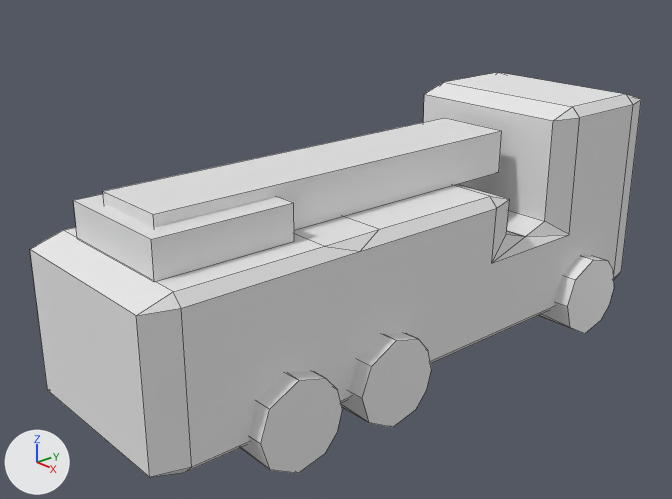
The Blender file game/Assets/Models/ProtoFiretruck.blend: old version first, new version second.
Both versions are drawn from a camera (50 mm lens) standing at (6.47, -6.16, 4.57) and looking at (-0.16, -0.38, 1.23). Arrows for +X, +Y and +Z are at lower left; the lights stay in place. Mesh edges are drawn as thin lines.

The first picture shows 'Tires', 'Tires.001', 'Tires.002', 'TopThings', 'TopThings.001', 'Truck'.
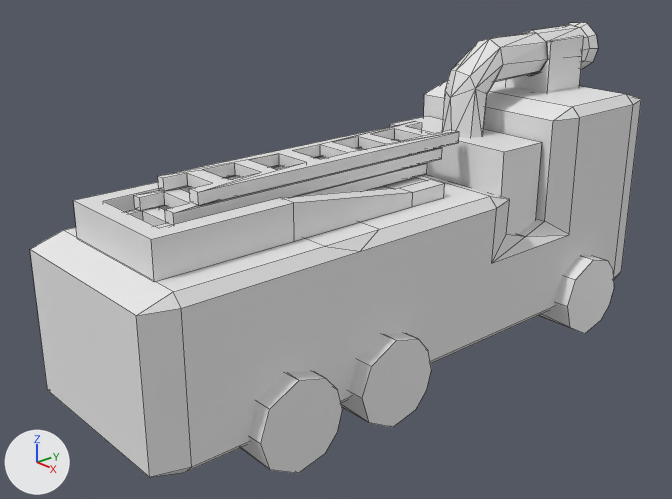
What differs and where, as boxes [x1, y1, x2, y2] in the pictures (672 x 499 px):
'TopThings', deleted
    before: [103, 118, 502, 230]
'TopThings.001', reshaped (68% wider, 19% taller)
    before: [73, 194, 294, 282]
    after: [73, 177, 445, 282]
'LadderTop', added
    after: [125, 122, 459, 228]
'WaterGunBase', added
    after: [390, 35, 584, 234]
'WaterGun', added
    after: [442, 23, 598, 138]
part 1 of me_cube_001, built on
    before: [74, 194, 293, 239]
    after: [74, 177, 445, 241]
'Tires.002', unchanged, covered by the edit
    before: [341, 333, 431, 427]
'Tires.001', unchanged, covered by the edit
    before: [538, 255, 614, 334]

Patch to the scene script:
```diff
--- a/game/Assets/Models/ProtoFiretruck.blend.py
+++ b/game/Assets/Models/ProtoFiretruck.blend.py
@@ me_cube_001 @@
 # used by ob_topthings_001; location = (0.008, -2.231, 1.999); scale = (0.633, 0.678, 0.172)
-me_cube_001.from_pydata(...)  # 8 vertices, 6 faces; spans x -1.0..1.0, y -1.0..1.0, z -1.0..1.0
+me_cube_001.from_pydata(...)  # 32 vertices, 26 faces; spans x -1.0..1.0, y -1.0..3.74, z -1.0..1.0
+# me_cube_001 part 1
+# 2 faces are deleted
+# 16 vertices are added at x -1.0..1.0, y -0.74..3.1, z -1.0..1.0
+# 8 new vertices lie (0.0, 0.64, 0.0) away from vertices in x -1.0..1.0, y 3.1, z -1.0..-0.15
+# 22 new faces join them
@@ me_cube_008 @@
+me_cube_008.from_pydata(...)  # 192 vertices, 132 faces; spans x -1.0..1.0, y -1.28..0.95, z 2.61..4.66
@@ me_cube_009 @@
+me_cube_009.from_pydata(...)  # 60 vertices, 83 faces; spans x -0.98..1.0, y -5.71..2.29, z -2.4..1.42
@@ me_cube_012 @@
+me_cube_012.from_pydata(...)  # 30 vertices, 22 faces; spans x -2.94..2.94, y -5.95..1.12, z -5.8..1.09
@@ ob_topthings @@
-ob_topthings = bpy.data.objects.new('TopThings', me_cube_002)
-ob_topthings.location = (0.02, -0.68, 2.053)
-ob_topthings.scale = (0.401, 2.08, 0.225)
@@ ob_laddertop @@
+ob_laddertop = bpy.data.objects.new('LadderTop', me_cube_008)
+ob_laddertop.location = (0.0, -0.667, 1.52)
+ob_laddertop.scale = (0.31, 1.61, 0.174)
@@ ob_watergun @@
+ob_watergun = bpy.data.objects.new('WaterGun', me_cube_009)
+ob_watergun.location = (0.0, 2.604, 2.805)
+ob_watergun.scale = (0.274, 0.274, 0.274)
@@ ob_watergunbase @@
+ob_watergunbase = bpy.data.objects.new('WaterGunBase', me_cube_012)
+ob_watergunbase.location = (0.0, 2.604, 2.805)
+ob_watergunbase.scale = (0.274, 0.274, 0.274)
```
